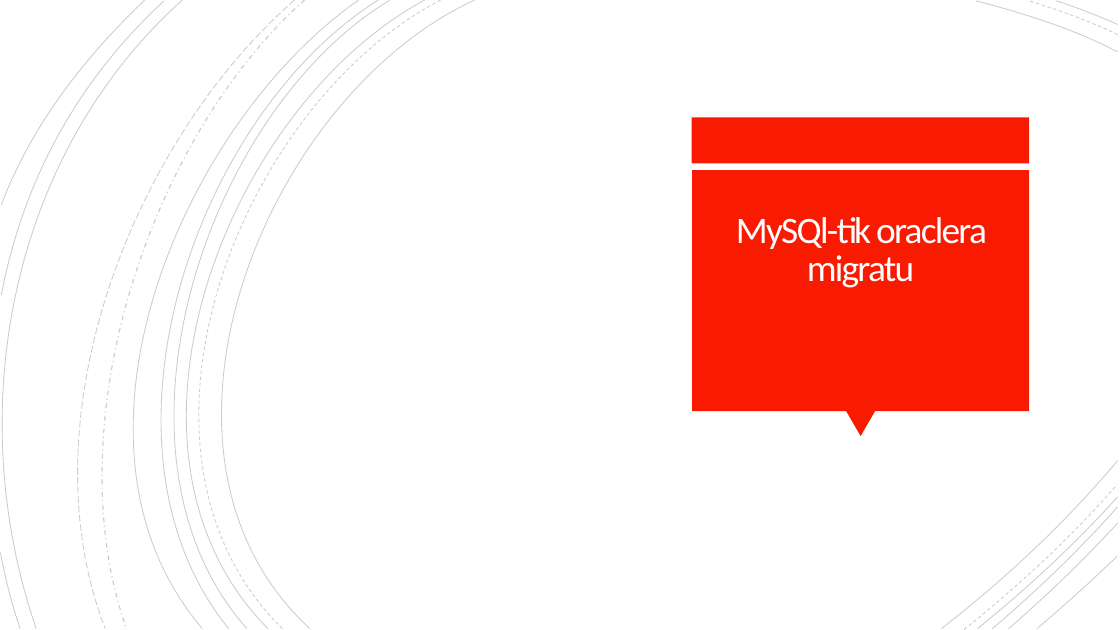
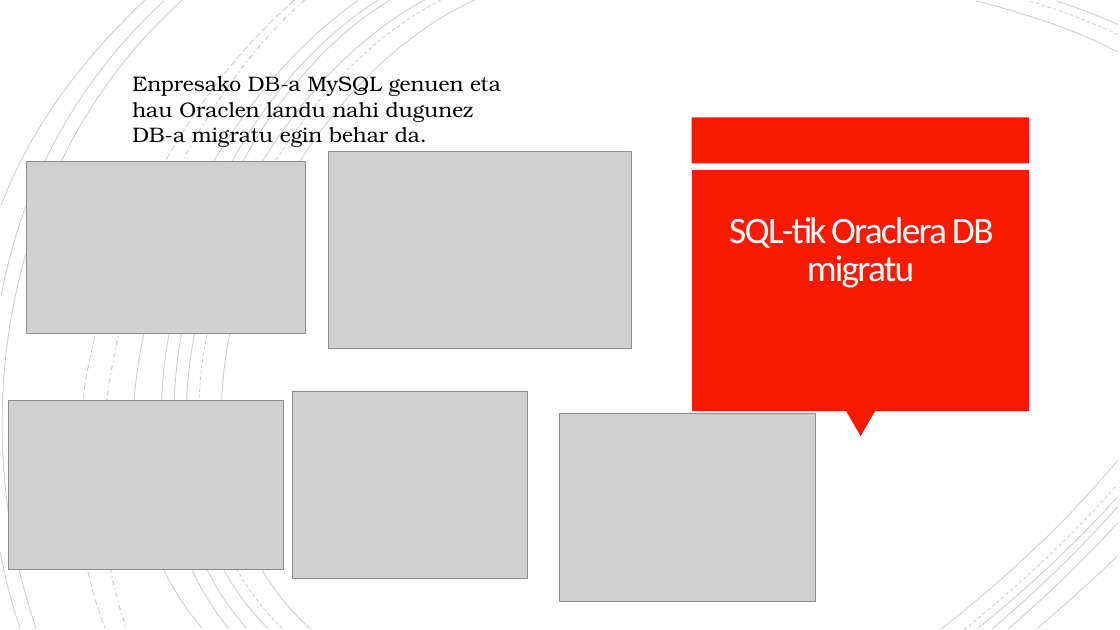
Before and after one commit to OceansForce/Erronka_5_Taldea, a slide deck: slide 12 of Aurkezpena/AurkezpenaTaldea5.pptx (slide 9 before the commit). Drawn at 1120x630 pixels with LibreOffice and Linux fonts; fonts in the diff are those of the drawing; grey boxes stand for pictures; background and template pictures are left out. Boxes give left, top, right and bottom in pixels: in the first picture for what was removed or moved away, otherwise in the second. Text is boxed around its words. In the diff, an @@ line names an element or a change of style, - is before the commit and + after.

```diff
--- a/Aurkezpena/AurkezpenaTaldea5.pptx
+++ b/Aurkezpena/AurkezpenaTaldea5.pptx
@@ text added at box(132, 72, 501, 148), 18 pt, text #000000 @@
+Enpresako DB-a MySQL genuen eta hau Oraclen landu nahi dugunez DB-a migratu egin behar da.
@@ picture added at box(26, 161, 305, 334) @@
@@ picture added at box(329, 152, 632, 349) @@
@@ title at box(729, 217, 994, 288): text changed @@
-MySQl-tik oraclera migratu
+SQL-tik Oraclera DB migratu
@@ picture added at box(8, 400, 283, 570) @@
@@ picture added at box(292, 391, 528, 579) @@
@@ picture added at box(559, 414, 816, 602) @@
```
Also in this commit, not shown: 2 other slides changed, 4 slides added, 3 slides removed, 5 other files.
